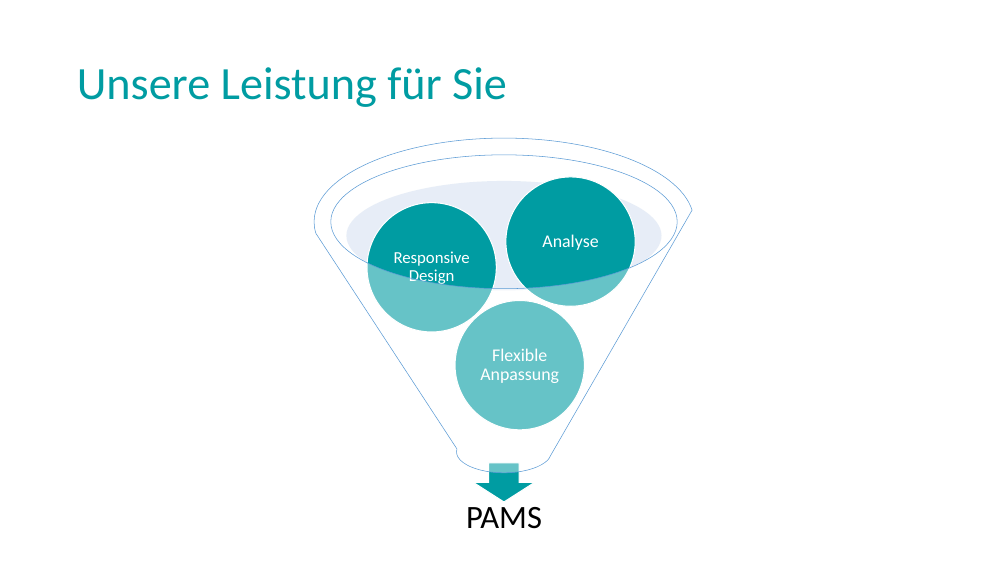
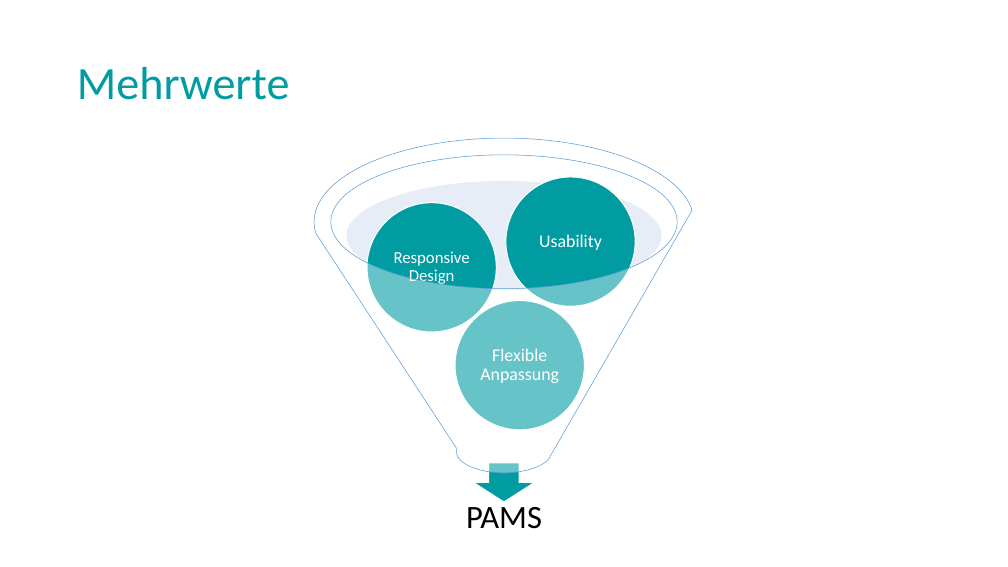
Before and after one commit to Masterarth/PM, a slide deck: slide 9 of documents/projectmanagement/Praesentationen/Abschlusspräsentation_Karsten.pptx. Drawn at 1008x567 pixels with LibreOffice and Linux fonts; fonts in the diff are those of the drawing. Boxes give left, top, right and bottom in pixels: in the first picture for what was removed or moved away, otherwise in the second. Text is boxed around its words. In the diff, an @@ line names an element or a change of style, - is before the commit and + after.

```diff
--- a/documents/projectmanagement/Praesentationen/Abschlusspräsentation_Karsten.pptx
+++ b/documents/projectmanagement/Praesentationen/Abschlusspräsentation_Karsten.pptx
@@ title at <box>77,67,290,100</box>: text changed @@
-Unsere Leistung für Sie
+Mehrwerte
@@ text at <box>539,234,602,250</box>: text changed @@
-Analyse
+Usability
```
Also in this commit, not shown: 4 other slides changed, 3 slides added, 1 slide removed.
